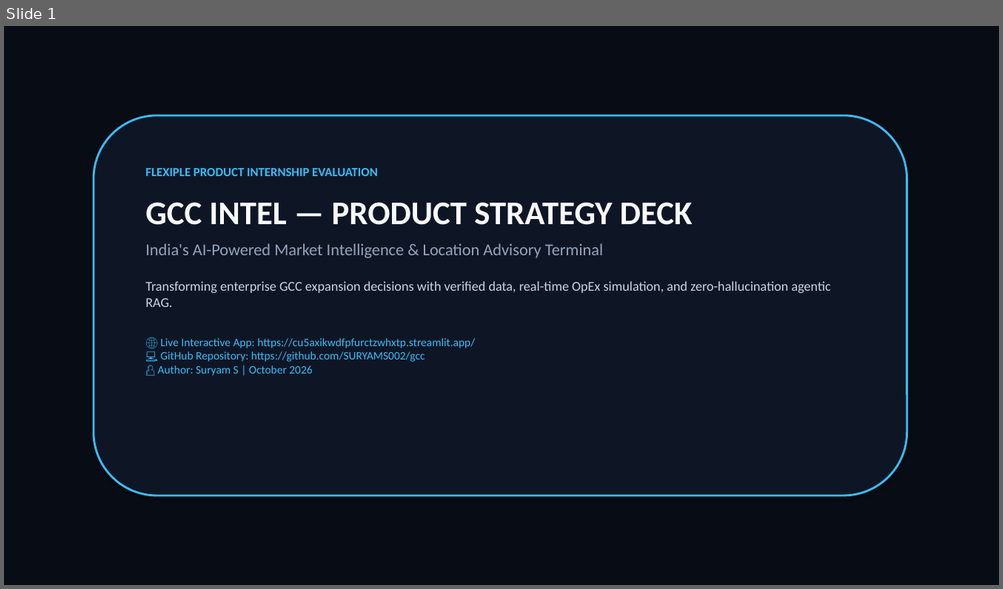
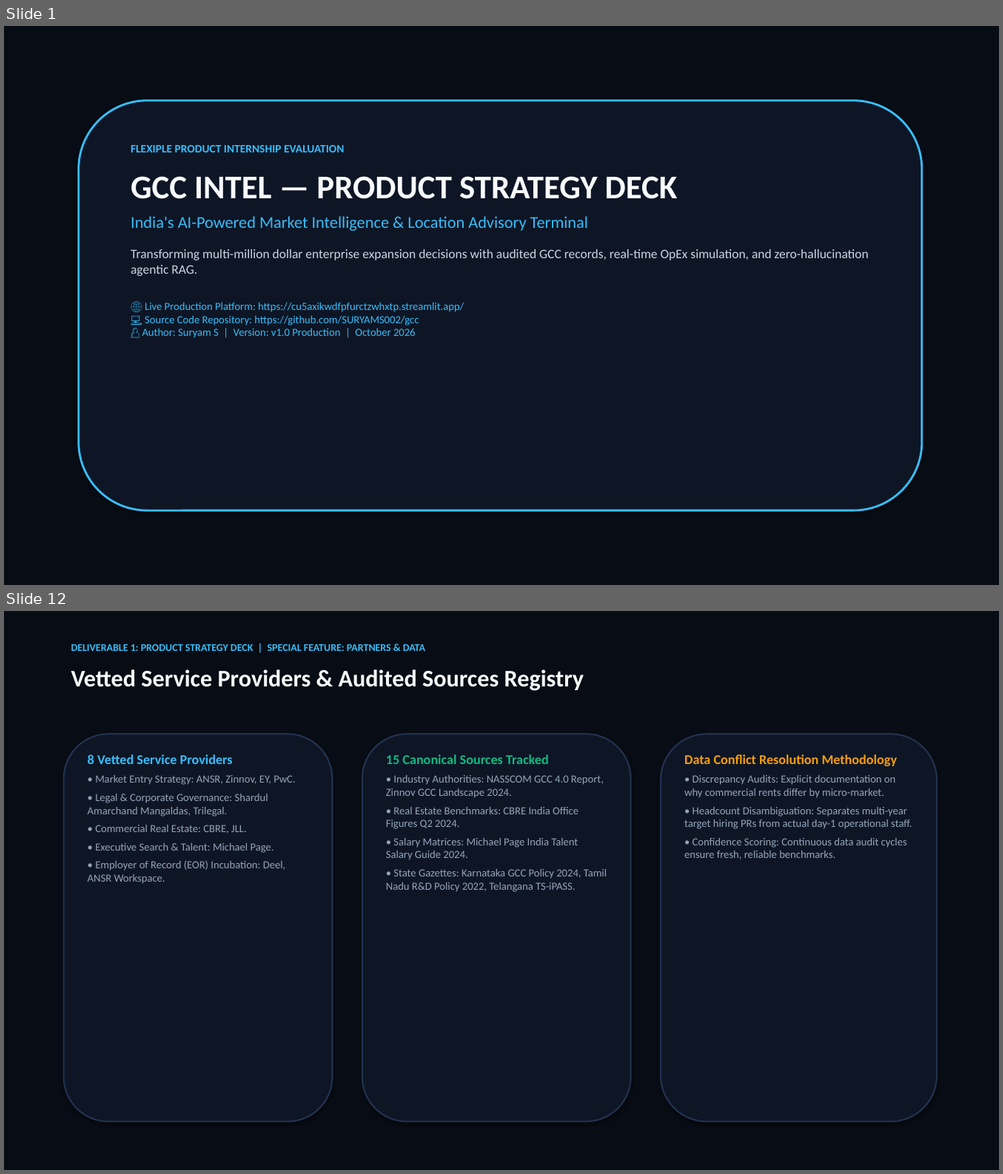
Before and after one commit to SURYAMS002/gcc, a slide deck: GCC_Intel_Product_Strategy_Deck.pptx. Shown one above the other, each under a label of ours: slide 1 before the commit, slides 1 and 12 after it; the slides between them are not shown. The pictures are 1003x589 and 1003x1174 pixels, drawn with LibreOffice and Linux fonts; fonts in the diff are those of the drawing. Boxes give left, top, right and bottom in pixels: in the first picture for what was removed or moved away, otherwise in the second. Text is boxed around its words. In the diff, an @@ line names an element or a change of style, - is before the commit and + after.

Commit message:
Elevate Product Strategy Deck to 15 executive slides: add system architecture, deep dives on all special features, and eliminate any external project mentions

```diff
--- a/GCC_Intel_Product_Strategy_Deck.pptx
+++ b/GCC_Intel_Product_Strategy_Deck.pptx
@@ slide 12 added at [4, 611, 999, 1170], background #FFFFFF @@
@@ rectangle added at [4, 611, 999, 1170], fill #080C14, outline #080C14 0.75 pt @@
@@ text added at [71, 644, 425, 651], 10 pt, text #38BDF8, bold @@
+DELIVERABLE 1: PRODUCT STRATEGY DECK | SPECIAL FEATURE: PARTNERS & DATA
@@ text added at [71, 669, 583, 691], 23 pt, text #F8FAFC, bold @@
+Vetted Service Providers & Audited Sources Registry
@@ rounded rectangle added at [64, 734, 333, 1122], fill #0E1626, outline #22324F 1.5 pt @@
@@ rounded rectangle added at [362, 734, 631, 1122], fill #0E1626, outline #22324F 1.5 pt @@
@@ rounded rectangle added at [660, 734, 936, 1122], fill #0E1626, outline #22324F 1.5 pt @@
@@ text added at [88, 755, 295, 884], 10.5 pt, text #94A3B8 @@
+8 Vetted Service Providers
+• Market Entry Strategy: ANSR, Zinnov, EY, PwC.
+• Legal & Corporate Governance: Shardul Amarchand Mangaldas, Trilegal.
+• Commercial Real Estate: CBRE, JLL.
+• Executive Search & Talent: Michael Page.
+• Employer of Record (EOR) Incubation: Deel, ANSR Workspace.
@@ text added at [386, 755, 606, 892], 10.5 pt, text #94A3B8 @@
+15 Canonical Sources Tracked
+• Industry Authorities: NASSCOM GCC 4.0 Report, Zinnov GCC Landscape 2024.
+• Real Estate Benchmarks: CBRE India Office Figures Q2 2024.
+• Salary Matrices: Michael Page India Talent Salary Guide 2024.
+• State Gazettes: Karnataka GCC Policy 2024, Tamil Nadu R&D Policy 2022, Telangana TS-iPASS.
@@ text added at [684, 755, 911, 860], 10.5 pt, text #94A3B8 @@
+Data Conflict Resolution Methodology
+• Discrepancy Audits: Explicit documentation on why commercial rents differ by micro-market.
+• Headcount Disambiguation: Separates multi-year target hiring PRs from actual day-1 operational staff.
+• Confidence Scoring: Continuous data audit cycles ensure fresh, reliable benchmarks.
@@ slide 1 changed as well @@
@@ rounded rectangle: place and size @@
-rounded rectangle at [94, 116, 907, 496]
+rounded rectangle at [79, 101, 922, 511]
@@ text "FLEXIPLE PRODUCT INTERNSHIP EVALUATION": place and size @@
-text "FLEXIPLE PRODUCT INTERNSHIP EVALUATION" at [145, 168, 831, 376]
+text "FLEXIPLE PRODUCT INTERNSHIP EVALUATION" at [131, 145, 868, 338]
@@ text at [131, 145, 677, 231]: size 12 to 11 pt in "FLEXIPLE PRODUCT INTERNSHIP EVALUATION"; text colour #94A3B8 to #38BDF8 in "India's AI-Powered Market Intelligence & Location Advisory ..."; less space between paragraphs @@
@@ text at [131, 249, 868, 338]: text changed; size 11 to 10.5 pt @@
-Transforming enterprise GCC expansion decisions with verified data, real-time OpEx simulation, and zero-hallucination agentic RAG.
-🌐 Live Interactive App: https://cu5axikwdfpfurctzwhxtp.streamlit.app/
-💻 GitHub Repository: https://github.com/SURYAMS002/gcc
-👤 Author: Suryam S | October 2026
+Transforming multi-million dollar enterprise expansion decisions with audited GCC records, real-time OpEx simulation, and zero-hallucination agentic RAG.
+🌐 Live Production Platform: https://cu5axikwdfpfurctzwhxtp.streamlit.app/
+💻 Source Code Repository: https://github.com/SURYAMS002/gcc
+👤 Author: Suryam S | Version: v1.0 Production | October 2026
```
Also in this commit, not shown: 10 other slides changed, 3 other slides added, 2 slides removed, 2 other files.
